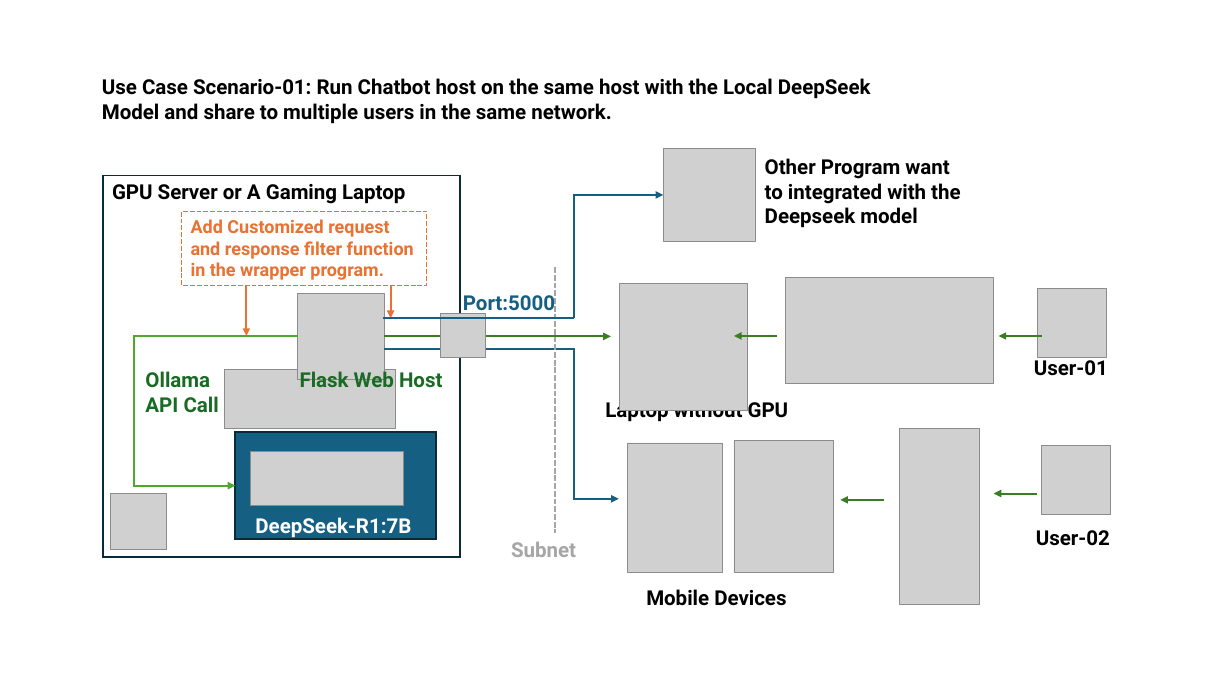
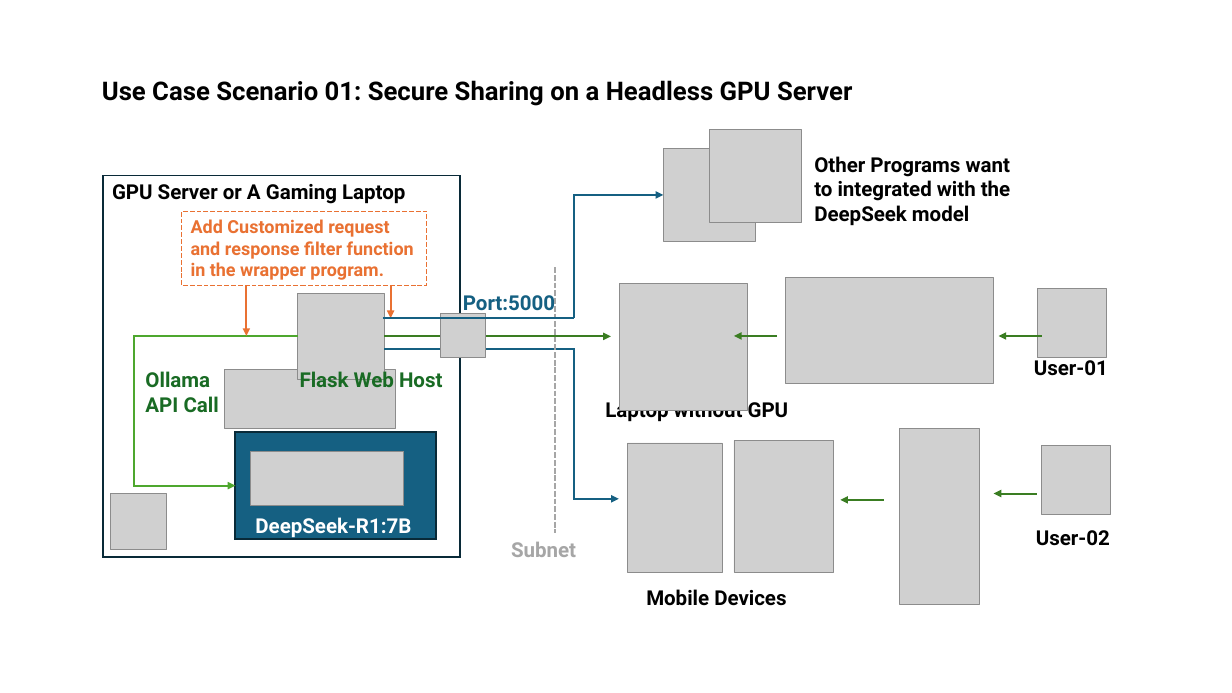
Before and after one commit to LiuYuancheng/Deepseek_Local_LATA, a slide deck: slide 1 of Articles/2_ShareLocalDeepSeekService/img/designDoc.pptx. Drawn at 1232x693 pixels with LibreOffice and Linux fonts; fonts in the diff are those of the drawing; grey boxes stand for pictures. Boxes give left, top, right and bottom in pixels: in the first picture for what was removed or moved away, otherwise in the second. Text is boxed around its words. In the diff, an @@ line names an element or a change of style, - is before the commit and + after.

```diff
--- a/Articles/2_ShareLocalDeepSeekService/img/designDoc.pptx
+++ b/Articles/2_ShareLocalDeepSeekService/img/designDoc.pptx
@@ text at (102, 80, 852, 106): text changed; size 16 to 20 pt @@
-Use Case Scenario-01: Run Chatbot host on the same host with the Local DeepSeek Model and share to multiple users in the same network.
+Use Case Scenario 01: Secure Sharing on a Headless GPU Server
@@ picture added at (710, 129, 802, 222) @@
@@ text at (814, 156, 1010, 226): text changed @@
-Other Program want to integrated with the Deepseek model
+Other Programs want to integrated with the DeepSeek model
```
Also in this commit, not shown: 1 other file.
